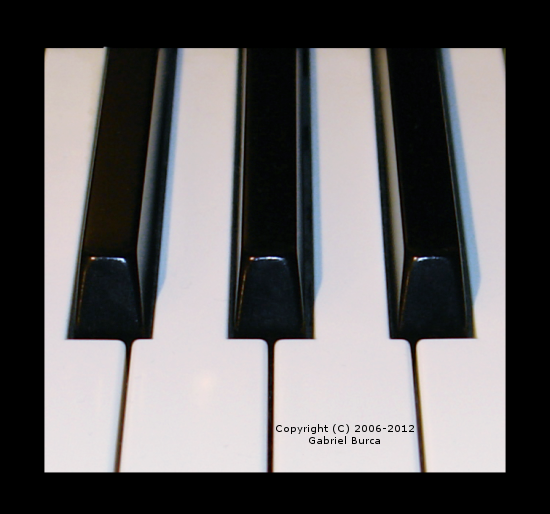
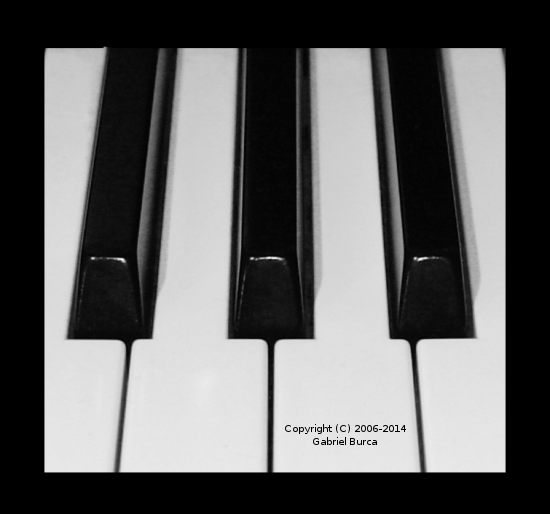
Revision of a layered 550 × 514 image; what changed, layer by layer:
renamed "Copyright (C) 2006-2012 ..." to "Copyright (C) 2006-2014 ...", painted on it over [276, 424, 414, 445]
painted on "Background" over [44, 47, 506, 473]
